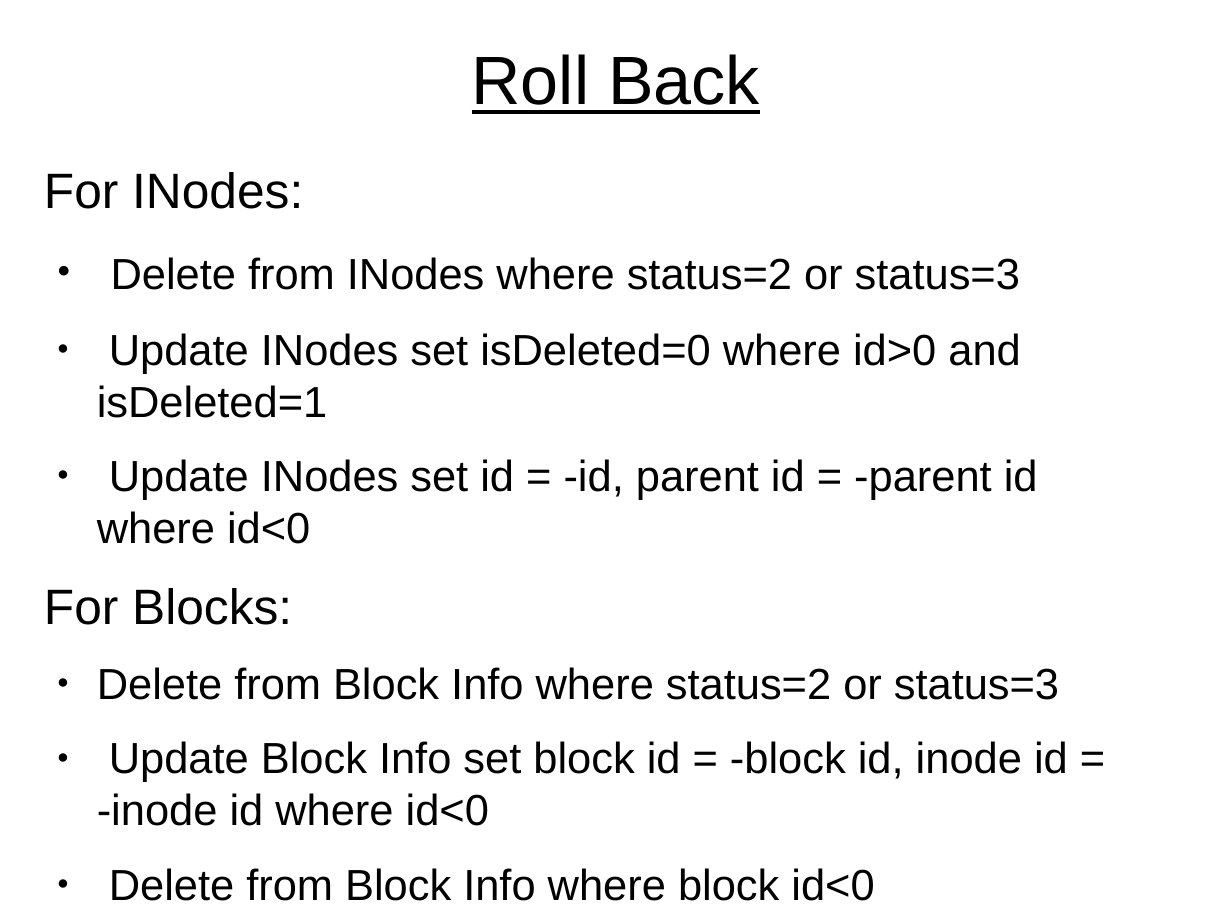
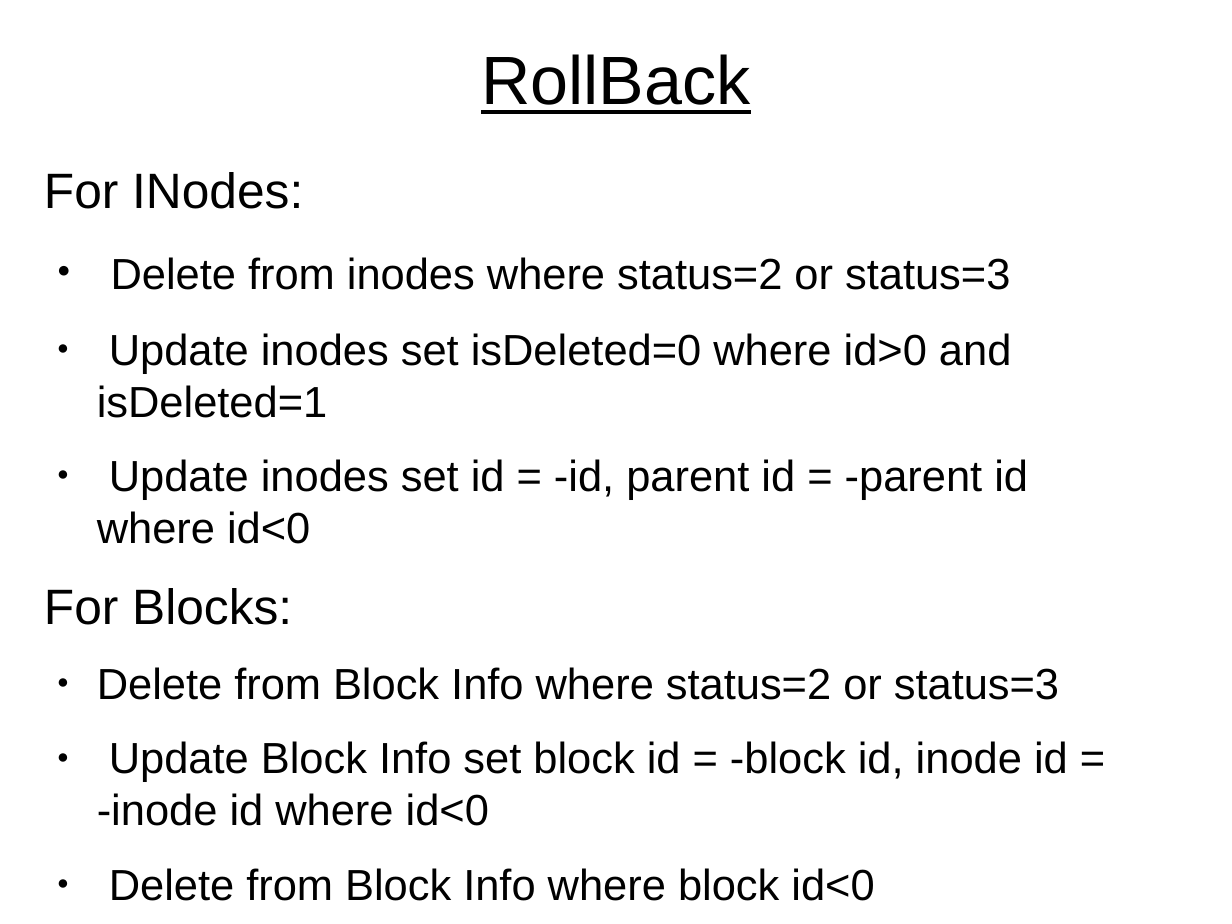
Before and after one commit to pushparajxa/Thesis-Presentation, a slide deck: slide 12 of Final_Presentation.odp (slide 20 before the commit). Drawn at 1232x924 pixels with LibreOffice and Linux fonts; fonts in the diff are those of the drawing. Boxes give left, top, right and bottom in pixels: in the first picture for what was removed or moved away, otherwise in the second. Text is boxed around its words. In the diff, an @@ line names an element or a change of style, - is before the commit and + after.

```diff
--- a/Final_Presentation.odp
+++ b/Final_Presentation.odp
@@ title at <box>481,54,750,114</box>: spaces changed @@
-Roll Back
+RollBack
@@ text at <box>97,257,1028,544</box>: text changed @@
-● Delete from INodes where status=2 or status=3
-● Update INodes set isDeleted=0 where id>0 and isDeleted=1
-● Update INodes set id = -id, parent id = -parent id where id<0
+● Delete from inodes where status=2 or status=3
+● Update inodes set isDeleted=0 where id>0 and isDeleted=1
+● Update inodes set id = -id, parent id = -parent id where id<0
```
Also in this commit, not shown: 16 other slides changed, 5 slides added, 22 slides removed, 5 other files.
